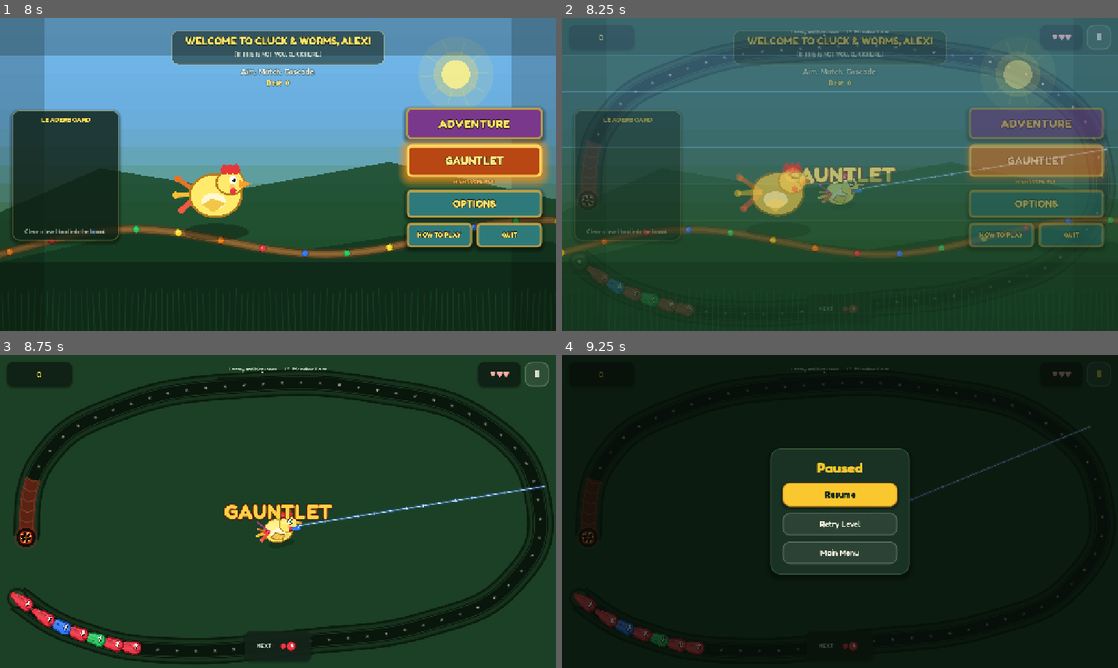
Above: before the commit, frames 1-4 (two rows, left to right).
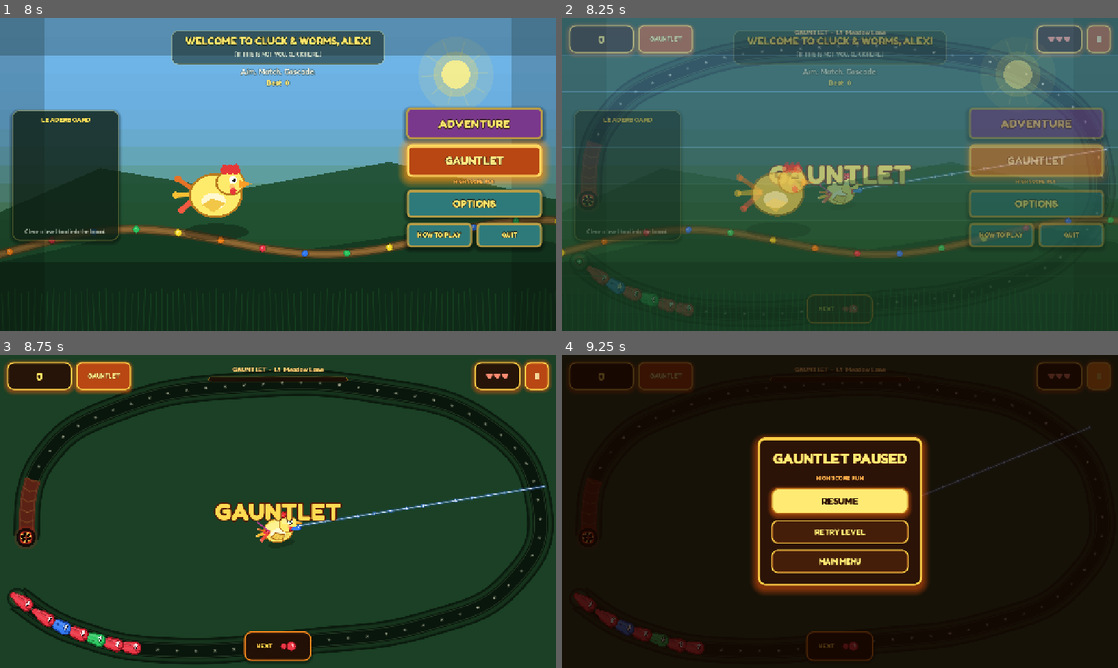
Above: after the commit, the same moments.

Repository: iyanuloluwa-Miracle/Cluck-Worms
Game: Godot game, scene res://scenes/main/Main.tscn
The game is run twice, just before and just after one commit, with the same random seed, the same clock (stepped at 60 frames per second) and the same inputs.
Inputs (mouse positions are in pixels of both pictures, inside the frame that each line leads up to):
- Up to frame 1 (8 s): click (278, 177) at 0.52 s; type "Alex" at 0.6 s; click "GAUNTLET" at 1.25 s; click "ADVENTURE" at 2 s; click "ADVENTURE" at 2.75 s; click "OK" at 3.5 s; click "OK" at 4.25 s; click "(IF THIS IS NOT YOU, CLICK HE…" at 5 s; click "Farmer Cluck" at 5.75 s; click "(IF THIS IS NOT YOU, CLICK HE…" at 6.5 s; click "Alex" at 7.25 s
- Up to frame 2 (8.25 s): click "GAUNTLET" at 8 s
- Up to frame 3 (8.75 s): no input
- Up to frame 4 (9.25 s): click "Ⅱ" at 8.75 s

Frame 1 is identical in both runs. In frame 2, 3.5% of the frame differs, in the area x 1-99%, y 1-98%; in frame 3, 4.3%; in frame 4, 19%.

Commit message:
10x Gauntlet in-run HUD and pause overlay with ember chrome.

Diff:
--- a/autoload/GameManager.gd
+++ b/autoload/GameManager.gd
@@ -60,6 +60,8 @@
 var cascades_this_level: int = 0
 var last_level_stars: int = 0
 var level_start_score: int = 0
+## True when the current run was started from the Gauntlet menu (arcade feel).
+var is_gauntlet_run: bool = false
 
 
 func _ready() -> void:
@@ -170,14 +172,16 @@
 		_submit_high_score()
 	_set_tree_paused(false)
 	is_paused = false
+	is_gauntlet_run = false
 	_change_state(State.MAIN_MENU)
 	EventBus.unload_level_requested.emit()
 
 
-func start_run(from_stage: int = 0, from_level: int = 0) -> void:
+func start_run(from_stage: int = 0, from_level: int = 0, gauntlet: bool = false) -> void:
 	if catalog == null or catalog.get_stage_count() == 0:
 		push_error("GameManager: no progression catalog.")
 		return
+	is_gauntlet_run = gauntlet
 	stage_index = clampi(from_stage, 0, catalog.get_stage_count() - 1)
 	var stage: StageDef = catalog.get_stage(stage_index)
 	level_index = clampi(from_level, 0, maxi(stage.get_level_count() - 1, 0))
@@ -190,6 +194,8 @@
 	EventBus.lives_changed.emit(lives, starting_lives)
 	EventBus.high_score_changed.emit(SaveService.high_score, false)
 	EventBus.run_started.emit(stage_index, level_index)
+	if gauntlet:
+		EventBus.gauntlet_run_started.emit()
 	_load_current_level()
 
 
--- a/scenes/ui/HUD.tscn
+++ b/scenes/ui/HUD.tscn
@@ -52,6 +52,23 @@
 layout_mode = 2
 theme_override_font_sizes/font_size = 20
 text = "0"
+horizontal_alignment = 1
+
+[node name="ModeBadge" type="PanelContainer" parent="Root/Safe/TopBar"]
+visible = false
+layout_mode = 2
+
+[node name="Margin" type="MarginContainer" parent="Root/Safe/TopBar/ModeBadge"]
+layout_mode = 2
+theme_override_constants/margin_left = 12
+theme_override_constants/margin_top = 8
+theme_override_constants/margin_right = 12
+theme_override_constants/margin_bottom = 8
+
+[node name="ModeLabel" type="Label" parent="Root/Safe/TopBar/ModeBadge/Margin"]
+layout_mode = 2
+theme_override_font_sizes/font_size = 14
+text = "GAUNTLET"
 horizontal_alignment = 1
 
 [node name="Spacer" type="Control" parent="Root/Safe/TopBar"]
--- a/scenes/ui/PauseUI.tscn
+++ b/scenes/ui/PauseUI.tscn
@@ -30,7 +30,7 @@
 grow_vertical = 2
 
 [node name="Panel" type="PanelContainer" parent="Center"]
-custom_minimum_size = Vector2(320, 0)
+custom_minimum_size = Vector2(360, 0)
 layout_mode = 2
 
 [node name="VBox" type="VBoxContainer" parent="Center/Panel"]
@@ -41,6 +41,13 @@
 layout_mode = 2
 theme_override_font_sizes/font_size = 32
 text = "Paused"
+horizontal_alignment = 1
+
+[node name="Subtitle" type="Label" parent="Center/Panel/VBox"]
+visible = false
+layout_mode = 2
+theme_override_font_sizes/font_size = 14
+text = "HIGH SCORE RUN"
 horizontal_alignment = 1
 
 [node name="ResumeButton" type="Button" parent="Center/Panel/VBox"]
--- a/scripts/ui/HUD.gd
+++ b/scripts/ui/HUD.gd
@@ -1,10 +1,13 @@
 extends CanvasLayer
-## In-run HUD — score, lives, combo, next worm, worm progress, danger. Mobile-safe margins.
+## In-run HUD — score, lives, combo, next worm, worm progress, danger.
+## Gauntlet runs get an ember challenge chrome distinct from Adventure.
 
 @onready var _root: Control = $Root
 @onready var _top_bar: HBoxContainer = $Root/Safe/TopBar
 @onready var _score_chip: PanelContainer = $Root/Safe/TopBar/ScoreChip
 @onready var _score: Label = $Root/Safe/TopBar/ScoreChip/Margin/Score
+@onready var _mode_badge: PanelContainer = $Root/Safe/TopBar/ModeBadge if has_node("Root/Safe/TopBar/ModeBadge") else null
+@onready var _mode_label: Label = $Root/Safe/TopBar/ModeBadge/Margin/ModeLabel if has_node("Root/Safe/TopBar/ModeBadge/Margin/ModeLabel") else null
 @onready var _lives_chip: PanelContainer = $Root/Safe/TopBar/LivesChip
 @onready var _lives: Label = $Root/Safe/TopBar/LivesChip/Margin/Lives
 @onready var _pause_btn: Button = $Root/Safe/TopBar/PauseButton
@@ -17,21 +20,25 @@
 @onready var _progress_bar: ProgressBar = $Root/Safe/ProgressBar if has_node("Root/Safe/ProgressBar") else null
 @onready var _gauntlet_banner: Label = $Root/Safe/GauntletBanner if has_node("Root/Safe/GauntletBanner") else null
 
-## Worm progress tracking.
+const EMBER := Color(0.72, 0.28, 0.08)
+const EMBER_HOT := Color(1.0, 0.55, 0.12)
+const EMBER_EDGE := Color(1.0, 0.82, 0.28)
+const EMBER_CHIP := Color(0.12, 0.06, 0.03, 0.92)
+const MEADOW_CHIP := Color(0.06, 0.12, 0.08, 0.88)
+
 var _total_worms: int = 0
 var _worms_cleared: int = 0
-
-## Danger animation.
 var _danger_urgency: float = 0.0
 var _danger_pulse: float = 0.0
 var _pending_gauntlet_banner: bool = false
 var _gauntlet_banner_tween: Tween
+var _gauntlet_themed: bool = false
 
 
 func _ready() -> void:
 	process_mode = Node.PROCESS_MODE_ALWAYS
 	visible = false
-	_style()
+	_style_adventure()
 	_pause_btn.pressed.connect(_on_pause)
 	EventBus.score_changed.connect(_on_score)
 	EventBus.combo_changed.connect(_on_combo)
@@ -49,58 +56,179 @@
 	if _gauntlet_banner:
 		_gauntlet_banner.visible = false
 		UITheme.apply_font(_gauntlet_banner, UITheme.WEIGHT_BOLD)
-		_gauntlet_banner.add_theme_font_size_override("font_size", 48)
-		_gauntlet_banner.add_theme_color_override("font_color", Color(1.0, 0.82, 0.28, 1.0))
-		_gauntlet_banner.add_theme_color_override("font_outline_color", Color(0.35, 0.1, 0.02, 0.95))
-		_gauntlet_banner.add_theme_constant_override("outline_size", 10)
+		_gauntlet_banner.add_theme_font_size_override("font_size", 56)
+		_gauntlet_banner.add_theme_color_override("font_color", Color(1.0, 0.86, 0.32, 1.0))
+		_gauntlet_banner.add_theme_color_override("font_outline_color", Color(0.35, 0.08, 0.02, 0.95))
+		_gauntlet_banner.add_theme_constant_override("outline_size", 12)
 		_gauntlet_banner.text = "GAUNTLET"
 
 
-func _process(delta: float) -> void:
+func _process(_delta: float) -> void:
 	if _danger_urgency > 0.0:
 		_danger_pulse = sin(Time.get_ticks_msec() * 0.008) * 0.5 + 0.5
 		var danger_alpha: float = 0.15 + _danger_urgency * 0.55 + _danger_pulse * _danger_urgency * 0.30
 		_status.modulate.a = danger_alpha
-		if _progress_bar:
-			_progress_bar.queue_redraw()
-
-
-func _style() -> void:
-	var chip := UITheme.chip_style(Color(0.06, 0.12, 0.08, 0.88))
+
+
+func _apply_run_theme() -> void:
+	if GameManager.is_gauntlet_run:
+		_style_gauntlet()
+	else:
+		_style_adventure()
+
+
+func _chip(fill: Color, edge: Color, radius: int = 14) -> StyleBoxFlat:
+	var s := StyleBoxFlat.new()
+	s.bg_color = fill
+	s.border_color = edge
+	s.set_border_width_all(2)
+	s.set_corner_radius_all(radius)
+	s.content_margin_left = 14
+	s.content_margin_right = 14
+	s.content_margin_top = 8
+	s.content_margin_bottom = 8
+	s.shadow_color = Color(0, 0, 0, 0.35)
+	s.shadow_size = 6
+	s.shadow_offset = Vector2(0, 3)
+	return s
+
+
+func _style_adventure() -> void:
+	_gauntlet_themed = false
+	if _mode_badge:
+		_mode_badge.visible = false
+	var chip := _chip(MEADOW_CHIP, Color(0.35, 0.55, 0.38, 0.55))
 	_score_chip.add_theme_stylebox_override("panel", chip)
-	_lives_chip.add_theme_stylebox_override("panel", chip)
-	_next_chip.add_theme_stylebox_override(
-		"panel", UITheme.chip_style(Color(0.08, 0.14, 0.10, 0.92))
-	)
-	UITheme.style_body(_score, 20, false)
+	_lives_chip.add_theme_stylebox_override("panel", chip.duplicate())
+	_next_chip.add_theme_stylebox_override("panel", _chip(Color(0.08, 0.14, 0.10, 0.92), Color(0.35, 0.55, 0.38, 0.45)))
+	UITheme.apply_font(_score, UITheme.WEIGHT_BOLD)
+	_score.add_theme_font_size_override("font_size", 22)
 	_score.add_theme_color_override("font_color", UITheme.YOLK_HOT)
-	UITheme.style_body(_lives, 18, false)
+	_score.add_theme_constant_override("outline_size", 3)
+	UITheme.apply_font(_lives, UITheme.WEIGHT_BOLD)
+	_lives.add_theme_font_size_override("font_size", 18)
 	_lives.add_theme_color_override("font_color", Color(1.0, 0.68, 0.65))
-	UITheme.style_body(_level, 13, true)
+	UITheme.apply_font(_level, UITheme.WEIGHT_SEMIBOLD)
+	_level.add_theme_font_size_override("font_size", 14)
+	_level.add_theme_color_override("font_color", UITheme.CREAM_DIM)
 	_level.horizontal_alignment = HORIZONTAL_ALIGNMENT_CENTER
-	UITheme.style_body(_combo, 19, false)
+	UITheme.apply_font(_combo, UITheme.WEIGHT_BOLD)
+	_combo.add_theme_font_size_override("font_size", 20)
 	_combo.add_theme_color_override("font_color", UITheme.YOLK)
 	_combo.horizontal_alignment = HORIZONTAL_ALIGNMENT_CENTER
-	UITheme.style_body(_status, 15, true)
+	UITheme.apply_font(_status, UITheme.WEIGHT_SEMIBOLD)
+	_status.add_theme_font_size_override("font_size", 15)
 	_status.horizontal_alignment = HORIZONTAL_ALIGNMENT_CENTER
 	_status.add_theme_color_override("font_color", UITheme.DANGER)
-	UITheme.style_body(_next_label, 13, true)
+	UITheme.apply_font(_next_label, UITheme.WEIGHT_BOLD)
+	_next_label.add_theme_font_size_override("font_size", 13)
+	_next_label.add_theme_color_override("font_color", UITheme.CREAM_DIM)
 	_next_label.text = "NEXT"
 	UITheme.apply_ghost_button(_pause_btn)
 	_pause_btn.text = "Ⅱ"
 	_pause_btn.custom_minimum_size = Vector2(UITheme.TOUCH_MIN, UITheme.TOUCH_MIN)
 	_pause_btn.add_theme_font_size_override("font_size", 22)
-
+	_style_progress(UITheme.YOLK_HOT, Color(0.04, 0.08, 0.05, 0.75))
+
+
+func _style_gauntlet() -> void:
+	_gauntlet_themed = true
+	var chip := _chip(EMBER_CHIP, EMBER_EDGE, 16)
+	chip.set_border_width_all(3)
+	chip.shadow_color = Color(1.0, 0.35, 0.05, 0.4)
+	chip.shadow_size = 10
+	_score_chip.add_theme_stylebox_override("panel", chip)
+	_lives_chip.add_theme_stylebox_override("panel", chip.duplicate())
+	var next := _chip(Color(0.14, 0.06, 0.02, 0.94), EMBER_HOT, 16)
+	next.set_border_width_all(3)
+	_next_chip.add_theme_stylebox_override("panel", next)
+
+	if _mode_badge and _mode_label:
+		_mode_badge.visible = true
+		var badge := _chip(EMBER, EMBER_EDGE, 12)
+		badge.set_border_width_all(3)
+		badge.shadow_color = Color(1.0, 0.4, 0.05, 0.5)
+		badge.shadow_size = 8
+		_mode_badge.add_theme_stylebox_override("panel", badge)
+		UITheme.apply_font(_mode_label, UITheme.WEIGHT_BOLD)
+		_mode_label.text = "GAUNTLET"
+		_mode_label.add_theme_font_size_override("font_size", 14)
+		_mode_label.add_theme_color_override("font_color", Color(1.0, 0.94, 0.55, 1.0))
+		_mode_label.add_theme_color_override("font_outline_color", Color(0.2, 0.05, 0.0, 0.9))
+		_mode_label.add_theme_constant_override("outline_size", 3)
+
+	UITheme.apply_font(_score, UITheme.WEIGHT_BOLD)
+	_score.add_theme_font_size_override("font_size", 26)
+	_score.add_theme_color_override("font_color", Color(1.0, 0.92, 0.4, 1.0))
+	_score.add_theme_color_override("font_outline_color", Color(0.25, 0.08, 0.02, 0.95))
+	_score.add_theme_constant_override("outline_size", 5)
+
+	UITheme.apply_font(_lives, UITheme.WEIGHT_BOLD)
+	_lives.add_theme_font_size_override("font_size", 20)
+	_lives.add_theme_color_override("font_color", Color(1.0, 0.55, 0.45, 1.0))
+
+	UITheme.apply_font(_level, UITheme.WEIGHT_BOLD)
+	_level.add_theme_font_size_override("font_size", 15)
+	_level.add_theme_color_override("font_color", Color(1.0, 0.82, 0.45, 0.95))
+	_level.add_theme_color_override("font_outline_color", Color(0.15, 0.05, 0.02, 0.8))
+	_level.add_theme_constant_override("outline_size", 3)
+	_level.horizontal_alignment = HORIZONTAL_ALIGNMENT_CENTER
+
+	UITheme.apply_font(_combo, UITheme.WEIGHT_BOLD)
+	_combo.add_theme_font_size_override("font_size", 22)
+	_combo.add_theme_color_override("font_color", EMBER_HOT)
+	_combo.add_theme_constant_override("outline_size", 4)
+	_combo.horizontal_alignment = HORIZONTAL_ALIGNMENT_CENTER
+
+	UITheme.apply_font(_status, UITheme.WEIGHT_BOLD)
+	_status.add_theme_font_size_override("font_size", 17)
+	_status.horizontal_alignment = HORIZONTAL_ALIGNMENT_CENTER
+	_status.add_theme_color_override("font_color", Color(1.0, 0.45, 0.25, 1.0))
+
+	UITheme.apply_font(_next_label, UITheme.WEIGHT_BOLD)
+	_next_label.add_theme_font_size_override("font_size", 14)
+	_next_label.add_theme_color_override("font_color", EMBER_EDGE)
+	_next_label.text = "NEXT"
+
+	# Ember pause button
+	var pause_n := StyleBoxFlat.new()
+	pause_n.bg_color = EMBER
+	pause_n.border_color = EMBER_EDGE
+	pause_n.set_border_width_all(3)
+	pause_n.set_corner_radius_all(14)
+	pause_n.shadow_color = Color(1.0, 0.35, 0.05, 0.4)
+	pause_n.shadow_size = 8
+	var pause_h := pause_n.duplicate() as StyleBoxFlat
+	pause_h.bg_color = EMBER_HOT
+	_pause_btn.add_theme_stylebox_override("normal", pause_n)
+	_pause_btn.add_theme_stylebox_override("hover", pause_h)
+	_pause_btn.add_theme_stylebox_override("pressed", pause_h)
+	_pause_btn.add_theme_stylebox_override("focus", pause_h)
+	UITheme.apply_font(_pause_btn, UITheme.WEIGHT_BOLD)
+	_pause_btn.add_theme_color_override("font_color", Color(1.0, 0.95, 0.7, 1.0))
+	_pause_btn.text = "Ⅱ"
+	_pause_btn.custom_minimum_size = Vector2(UITheme.TOUCH_MIN, UITheme.TOUCH_MIN)
+	_pause_btn.add_theme_font_size_override("font_size", 22)
+
+	_style_progress(EMBER_HOT, Color(0.12, 0.05, 0.02, 0.85))
 	if _progress_bar:
-		_progress_bar.show_percentage = false
-		var bg := StyleBoxFlat.new()
-		bg.bg_color = Color(0.04, 0.08, 0.05, 0.75)
-		bg.set_corner_radius_all(4)
-		_progress_bar.add_theme_stylebox_override("background", bg)
-		var fill := StyleBoxFlat.new()
-		fill.bg_color = UITheme.YOLK_HOT
-		fill.set_corner_radius_all(4)
-		_progress_bar.add_theme_stylebox_override("fill", fill)
+		_progress_bar.custom_minimum_size = Vector2(320, 12)
+
+
+func _style_progress(fill_col: Color, bg_col: Color) -> void:
+	if _progress_bar == null:
+		return
+	_progress_bar.show_percentage = false
+	var bg := StyleBoxFlat.new()
+	bg.bg_color = bg_col
+	bg.set_corner_radius_all(6)
+	bg.set_border_width_all(1)
+	bg.border_color = Color(fill_col.r, fill_col.g, fill_col.b, 0.35)
+	_progress_bar.add_theme_stylebox_override("background", bg)
+	var fill := StyleBoxFlat.new()
+	fill.bg_color = fill_col
+	fill.set_corner_radius_all(6)
+	_progress_bar.add_theme_stylebox_override("fill", fill)
 
 
 func _on_state(_prev: int, next: int) -> void:
@@ -109,15 +237,17 @@
 		or next == GameManager.State.PAUSED
 	)
 	if show and not visible:
+		_apply_run_theme()
 		visible = true
 		_root.modulate.a = 0.0
 		UIFx.fade_in(_root, 0.28)
-		if _pending_gauntlet_banner:
+		if _pending_gauntlet_banner or GameManager.is_gauntlet_run:
 			_pending_gauntlet_banner = false
 			call_deferred("_show_gauntlet_banner")
 	elif not show:
 		visible = false
 		_hide_gauntlet_banner_immediate()
+		_gauntlet_themed = false
 
 
 func _on_gauntlet_run_started() -> void:
@@ -125,20 +255,21 @@
 
 
 func _show_gauntlet_banner() -> void:
-	if _gauntlet_banner == null or not visible:
+	if _gauntlet_banner == null or not visible or not GameManager.is_gauntlet_run:
 		return
 	if _gauntlet_banner_tween != null:
 		_gauntlet_banner_tween.kill()
 	_gauntlet_banner.visible = true
 	_gauntlet_banner.modulate.a = 0.0
-	_gauntlet_banner.scale = Vector2(0.7, 0.7)
+	_gauntlet_banner.scale = Vector2(0.55, 0.55)
 	_gauntlet_banner.pivot_offset = _gauntlet_banner.size * 0.5
 	_gauntlet_banner_tween = create_tween()
 	_gauntlet_banner_tween.set_trans(Tween.TRANS_BACK).set_ease(Tween.EASE_OUT)
-	_gauntlet_banner_tween.tween_property(_gauntlet_banner, "modulate:a", 1.0, 0.22)
-	_gauntlet_banner_tween.parallel().tween_property(_gauntlet_banner, "scale", Vector2.ONE, 0.28)
-	_gauntlet_banner_tween.tween_interval(1.15)
-	_gauntlet_banner_tween.tween_property(_gauntlet_banner, "modulate:a", 0.0, 0.35)
+	_gauntlet_banner_tween.tween_property(_gauntlet_banner, "modulate:a", 1.0, 0.2)
+	_gauntlet_banner_tween.parallel().tween_property(_gauntlet_banner, "scale", Vector2(1.08, 1.08), 0.28)
+	_gauntlet_banner_tween.tween_property(_gauntlet_banner, "scale", Vector2.ONE, 0.12)
+	_gauntlet_banner_tween.tween_interval(1.0)
+	_gauntlet_banner_tween.tween_property(_gauntlet_banner, "modulate:a", 0.0, 0.4)
 	_gauntlet_banner_tween.tween_callback(func() -> void:
 		if _gauntlet_banner:
 			_gauntlet_banner.visible = false
@@ -181,14 +312,17 @@
 	else:
 		_combo.modulate.a = 1.0
 		var mul: float = GameManager.get_combo_multiplier()
-		if combo == 1:
+		if GameManager.is_gauntlet_run:
+			_combo.text = "⚔ COMBO ×%d  (%.1fx)" % [maxi(combo, 1), mul] if combo > 1 else "⚔ COMBO ×1"
+		elif combo == 1:
 			_combo.text = "COMBO ×1"
 		else:
 			_combo.text = "COMBO ×%d  (%.1fx)" % [combo, mul]
-		# Color ramp: green → yellow → orange → red.
 		var ramp_t: float = clampf(float(combo - 1) / 9.0, 0.0, 1.0)
 		var combo_color: Color
-		if ramp_t < 0.33:
+		if GameManager.is_gauntlet_run:
+			combo_color = Color(1.0, 0.85, 0.35).lerp(Color(1.0, 0.35, 0.1), ramp_t)
+		elif ramp_t < 0.33:
 			combo_color = UITheme.SUCCESS.lerp(UITheme.YOLK, ramp_t * 3.0)
 		elif ramp_t < 0.66:
 			combo_color = UITheme.YOLK.lerp(Color(1.0, 0.55, 0.15), (ramp_t - 0.33) * 3.0)
@@ -206,6 +340,7 @@
 
 
 func _on_level_started(_id: StringName, display_name: String) -> void:
+	_apply_run_theme()
 	var stage: StageDef = GameManager.get_current_stage()
 	var stage_name: String = stage.display_name if stage else "Stage"
 	var num: int = 0
@@ -215,7 +350,12 @@
 	else:
 		_total_worms = 0
 	_worms_cleared = 0
-	if num > 0:
+	if GameManager.is_gauntlet_run:
+		if num > 0:
+			_level.text = "GAUNTLET  ·  L%d  %s" % [num, display_name]
+		else:
+			_level.text = "GAUNTLET  ·  %s" % display_name
+	elif num > 0:
 		_level.text = "%s  ·  L%d  %s" % [stage_name, num, display_name]
 	else:
 		_level.text = "%s  ·  %s" % [stage_name, display_name]
@@ -247,12 +387,12 @@
 		_status.text = "%s ×%d" % [WormColor.kind_name(color), count]
 	else:
 		_status.text = "✦ CASCADE %d!  %s ×%d" % [depth + 1, WormColor.kind_name(color), count]
-	_status.add_theme_color_override("font_color",
-		UITheme.YOLK_HOT if depth >= 1 else UITheme.SUCCESS
+	_status.add_theme_color_override(
+		"font_color",
+		EMBER_HOT if GameManager.is_gauntlet_run else (UITheme.YOLK_HOT if depth >= 1 else UITheme.SUCCESS)
 	)
 	_status.modulate.a = 1.0
 	UIFx.pulse_label(_status)
-	# Fade status after a brief display.
 	var tween := create_tween()
 	tween.tween_interval(1.8)
 	tween.tween_property(_status, "modulate:a", 0.0, 0.5)
@@ -283,7 +423,7 @@
 		return
 	var msg: String
 	if urgency > 0.75:
-		msg = "⚠ DANGER!"
+		msg = "⚠ DANGER!" if not GameManager.is_gauntlet_run else "⚠ GAUNTLET BREAKING!"
 	elif urgency > 0.45:
 		msg = "Chain approaching…"
 	else:
--- a/scripts/ui/MainMenuUI.gd
+++ b/scripts/ui/MainMenuUI.gd
@@ -469,7 +469,6 @@
 
 func _on_gauntlet() -> void:
 	UIFx.punch_button(_gauntlet_btn)
-	EventBus.gauntlet_run_started.emit()
 	# Jump into the highest unlocked level — arcade-style gauntlet run.
 	var unlocked: int = SaveService.max_level_unlocked
 	var stage_i: int = 0
@@ -482,7 +481,7 @@
 				if ld.level_number <= unlocked:
 					stage_i = s
 					level_i = l
-	GameManager.start_run(stage_i, level_i)
+	GameManager.start_run(stage_i, level_i, true)
 
 
 func _on_campaign_closed() -> void:
--- a/scripts/ui/PauseUI.gd
+++ b/scripts/ui/PauseUI.gd
@@ -1,23 +1,22 @@
 extends OverlayBase
-## Pause overlay with resume / retry / menu.
+## Pause overlay — meadow default, ember plaque when in a Gauntlet run.
 
 @onready var _title: Label = $Center/Panel/VBox/Title
+@onready var _subtitle: Label = $Center/Panel/VBox/Subtitle if has_node("Center/Panel/VBox/Subtitle") else null
 @onready var _resume: Button = $Center/Panel/VBox/ResumeButton
 @onready var _retry: Button = $Center/Panel/VBox/RetryButton
 @onready var _menu: Button = $Center/Panel/VBox/MenuButton
+
+const EMBER := Color(0.55, 0.2, 0.06)
+const EMBER_HOT := Color(0.85, 0.4, 0.1)
+const EMBER_EDGE := Color(1.0, 0.82, 0.28)
+const EMBER_GOLD := Color(1.0, 0.92, 0.45)
 
 
 func _ready() -> void:
 	visible_state = GameManager.State.PAUSED
 	super._ready()
-	UITheme.style_title(_title, UITheme.HEADING_SIZE)
-	_title.text = "Paused"
-	UITheme.apply_primary_button(_resume)
-	UITheme.apply_ghost_button(_retry)
-	UITheme.apply_ghost_button(_menu)
-	_resume.text = "Resume"
-	_retry.text = "Retry Level"
-	_menu.text = "Main Menu"
+	_style_default()
 	_resume.pressed.connect(func() -> void:
 		UIFx.punch_button(_resume)
 		GameManager.resume_game()
@@ -30,3 +29,124 @@
 		UIFx.punch_button(_menu)
 		GameManager.go_to_main_menu()
 	)
+
+
+func show_overlay() -> void:
+	if GameManager.is_gauntlet_run:
+		_style_gauntlet()
+	else:
+		_style_default()
+	await super.show_overlay()
+
+
+func _style_default() -> void:
+	if _panel and _panel is PanelContainer:
+		(_panel as PanelContainer).add_theme_stylebox_override("panel", UITheme.panel_style())
+	if _backdrop:
+		_backdrop.color = UITheme.DIM
+	UITheme.style_title(_title, UITheme.HEADING_SIZE)
+	_title.text = "Paused"
+	if _subtitle:
+		_subtitle.visible = false
+	UITheme.apply_primary_button(_resume)
+	UITheme.apply_ghost_button(_retry)
+	UITheme.apply_ghost_button(_menu)
+	_resume.text = "Resume"
+	_retry.text = "Retry Level"
+	_menu.text = "Main Menu"
+
+
+func _style_gauntlet() -> void:
+	if _backdrop:
+		_backdrop.color = Color(0.08, 0.02, 0.0, 0.78)
+
+	var plaque := StyleBoxFlat.new()
+	plaque.bg_color = Color(0.16, 0.07, 0.03, 0.97)
+	plaque.border_color = EMBER_EDGE
+	plaque.set_border_width_all(5)
+	plaque.border_width_top = 7
+	plaque.border_width_bottom = 4
+	plaque.set_corner_radius_all(18)
+	plaque.content_margin_left = 32
+	plaque.content_margin_right = 32
+	plaque.content_margin_top = 28
+	plaque.content_margin_bottom = 28
+	plaque.shadow_color = Color(1.0, 0.35, 0.05, 0.45)
+	plaque.shadow_size = 18
+	plaque.shadow_offset = Vector2(0, 8)
+	if _panel and _panel is PanelContainer:
+		(_panel as PanelContainer).add_theme_stylebox_override("panel", plaque)
+		(_panel as Control).custom_minimum_size = Vector2(380, 0)
+
+	UITheme.apply_font(_title, UITheme.WEIGHT_BOLD)
+	_title.text = "GAUNTLET PAUSED"
+	_title.add_theme_font_size_override("font_size", 34)
+	_title.add_theme_color_override("font_color", EMBER_GOLD)
+	_title.add_theme_color_override("font_outline_color", Color(0.25, 0.06, 0.0, 0.95))
+	_title.add_theme_constant_override("outline_size", 7)
+	_title.horizontal_alignment = HORIZONTAL_ALIGNMENT_CENTER
+
+	if _subtitle:
+		_subtitle.visible = true
+		_subtitle.text = "HIGH SCORE RUN"
+		UITheme.apply_font(_subtitle, UITheme.WEIGHT_BOLD)
+		_subtitle.add_theme_font_size_override("font_size", 14)
+		_subtitle.add_theme_color_override("font_color", Color(1.0, 0.7, 0.3, 0.95))
+		_subtitle.add_theme_color_override("font_outline_color", Color(0.15, 0.04, 0.0, 0.8))
+		_subtitle.add_theme_constant_override("outline_size", 2)
+		_subtitle.horizontal_alignment = HORIZONTAL_ALIGNMENT_CENTER
+
+	_apply_ember_primary(_resume, "RESUME")
+	_apply_ember_ghost(_retry, "RETRY LEVEL")
+	_apply_ember_ghost(_menu, "MAIN MENU")
+
+
+func _apply_ember_primary(btn: Button, label: String) -> void:
+	btn.text = label
+	UITheme.apply_font(btn, UITheme.WEIGHT_BOLD)
+	btn.add_theme_font_size_override("font_size", 22)
+	btn.add_theme_color_override("font_color", Color(0.18, 0.06, 0.02, 1.0))
+	btn.add_theme_color_override("font_hover_color", Color(0.12, 0.04, 0.01, 1.0))
+	btn.add_theme_color_override("font_pressed_color", Color(0.2, 0.08, 0.02, 1.0))
+	btn.custom_minimum_size = Vector2(0, 60)
+	var n := StyleBoxFlat.new()
+	n.bg_color = EMBER_GOLD
+	n.border_color = Color(0.75, 0.45, 0.1)
+	n.set_border_width_all(3)
+	n.set_corner_radius_all(16)
+	n.content_margin_left = 20
+	n.content_margin_right = 20
+	n.content_margin_top = 14
+	n.content_margin_bottom = 14
+	n.shadow_color = Color(1.0, 0.4, 0.05, 0.4)
+	n.shadow_size = 10
+	n.shadow_offset = Vector2(0, 4)
+	var h := n.duplicate() as StyleBoxFlat
+	h.bg_color = Color(1.0, 0.96, 0.6)
+	btn.add_theme_stylebox_override("normal", n)
+	btn.add_theme_stylebox_override("hover", h)
+	btn.add_theme_stylebox_override("pressed", h)
+	btn.add_theme_stylebox_override("focus", h)
+
+
+func _apply_ember_ghost(btn: Button, label: String) -> void:
+	btn.text = label
+	UITheme.apply_font(btn, UITheme.WEIGHT_BOLD)
+	btn.add_theme_font_size_override("font_size", 18)
+	btn.add_theme_color_override("font_color", EMBER_GOLD)
+	btn.add_theme_color_override("font_hover_color", Color(1.0, 0.98, 0.75, 1.0))
+	btn.add_theme_color_override("font_pressed_color", EMBER_GOLD)
+	btn.custom_minimum_size = Vector2(0, 54)
+	var n := StyleBoxFlat.new()
+	n.bg_color = Color(1.0, 0.45, 0.1, 0.12)
+	n.border_color = EMBER_EDGE
+	n.set_border_width_all(3)
+	n.set_corner_radius_all(14)
+	n.content_margin_left = 18
+	n.content_margin_right = 18
+	n.content_margin_top = 12
+	n.content_margin_bottom = 12
+	btn.add_theme_stylebox_override("normal", n)
+	btn.add_theme_stylebox_override("hover", n)
+	btn.add_theme_stylebox_override("pressed", n)
+	btn.add_theme_stylebox_override("focus", n)
